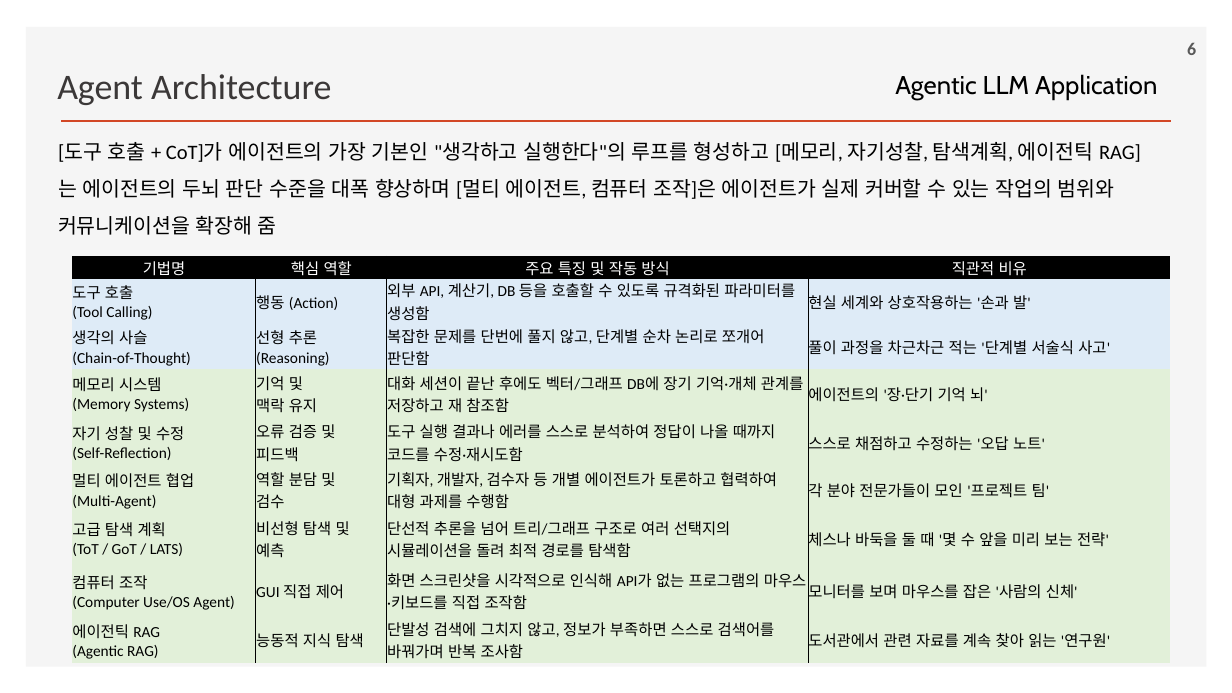
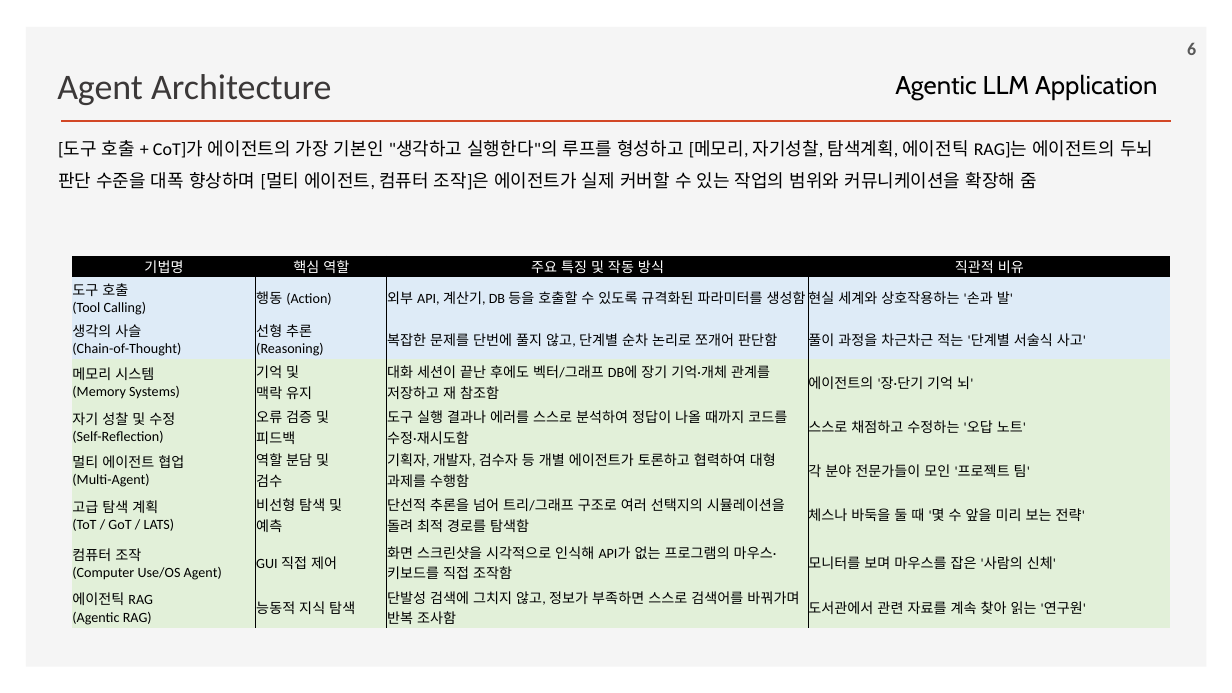
Before and after one commit to ancestor9/2026_Fall_Learning-Langchain-AI-Agent, a slide deck: slide 6 of ppts/CHAPTER 6 Agent Architecture.pptx. Drawn at 1232x693 pixels with LibreOffice and Linux fonts; fonts in the diff are those of the drawing; background and template pictures are left out. Boxes give left, top, right and bottom in pixels: in the first picture for what was removed or moved away, otherwise in the second. Text is boxed around its words. In the diff, an @@ line names an element or a change of style, - is before the commit and + after.

```diff
--- a/ppts/CHAPTER 6 Agent Architecture.pptx
+++ b/ppts/CHAPTER 6 Agent Architecture.pptx
@@ text "[도구 호출 + CoT]가 에이전트의 ..." at <box>58,140,1153,190</box>: size 16 to 14 pt @@
@@ table at <box>72,256,1171,629</box> @@
@@ size 12 to 11 pt @@
```
Also in this commit, not shown: 8 other slides changed.
